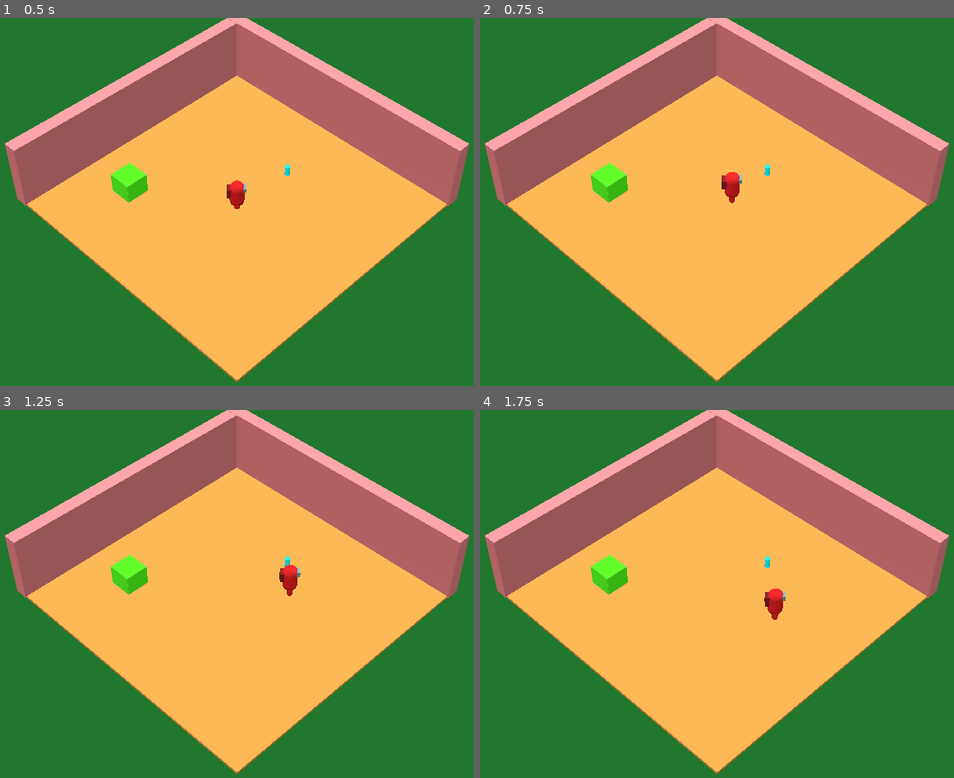
Above: before the commit, frames 1-4 (two rows, left to right).
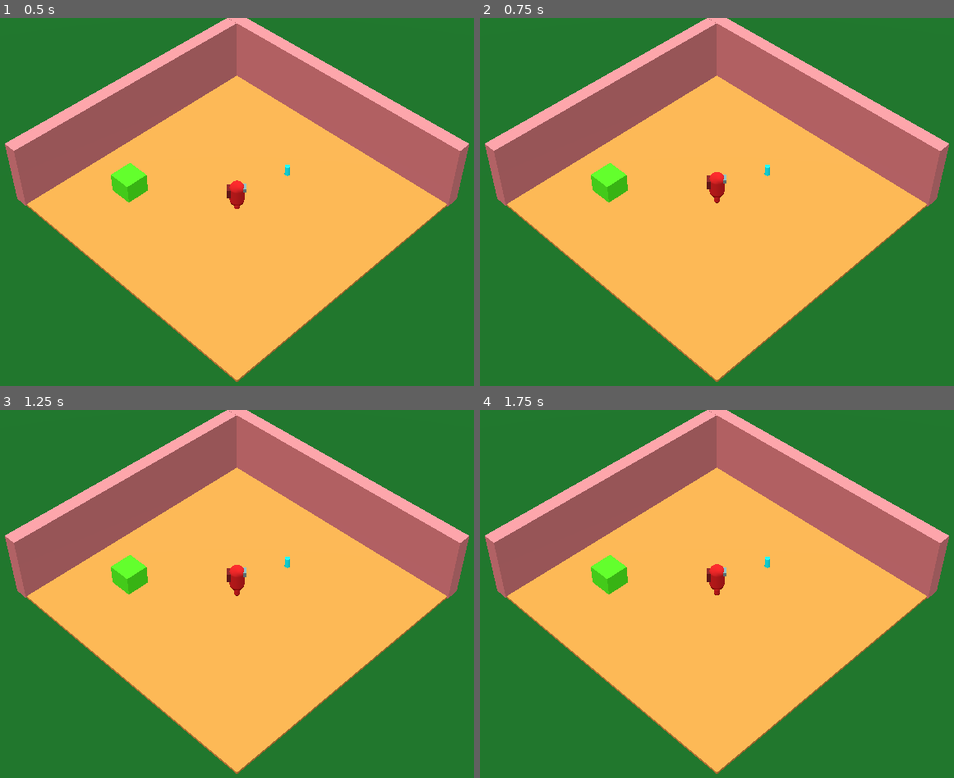
Above: after the commit, the same moments.

Repository: Kamjam/Bobaeria-Cafe
Game: Godot game, scene res://Scenes/Main.tscn
The game is run twice, just before and just after one commit, with the same random seed, the same clock (stepped at 60 frames per second) and the same inputs.
Inputs:
- Up to frame 1 (0.5 s): no input
- Up to frame 2 (0.75 s): tap Enter (ui_accept) at 0.5 s; hold D (right, bound only before the commit) from 0.53 s (still down)
- Up to frame 3 (1.25 s): keep holding D (right, bound only before the commit); tap Enter (ui_accept) at 0.77 s
- Up to frame 4 (1.75 s): release D (right, bound only before the commit) at 1.28 s; hold S (down, bound only before the commit) from 1.28 s (still down); tap Enter (ui_accept) at 1.52 s

Frame 1 is identical in both runs. In frame 2, 0.5% of the frame differs, in the area x 47-56%, y 41-51%; in frame 3, 0.5%; in frame 4, 0.5%, in the area x 47-65%, y 41-58%.

Commit message:
added drink constructor
-added drink constructor

Diff:
--- a/bobaeria-cafe/Boba/scripts/drink.gd
+++ b/bobaeria-cafe/Boba/scripts/drink.gd
@@ -1,7 +1,7 @@
 class_name drink
 extends Node
 
-var boba:
+var boba: Boba.Boba
 var flavors: Flavors.Flavor
 var ice_level: int
 var topping: Toppings.Topping
--- /dev/null
+++ b/bobaeria-cafe/Boba/scripts/drink/drink_constructor.gd
@@ -0,0 +1,80 @@
+@tool
+extends Node
+
+@export var boba: Boba.Boba
+@export var flavor: Flavors.Flavor
+@export var ice_level: int
+@export var topping: Toppings.Topping
+@export var sweetness: int
+@export var teabase: Teabase.Base
+@export var whipped_cream: bool
+
+@export var _test_boba: bool:
+	set(value):
+		construct_drink()
+		_test_boba = false
+
+
+@export var _is_on_cooldown: bool
+
+@export var _cooldown_timer: float
+
+signal drink_created(created_drink: bobaDrink)
+
+func set_boba_type(boba_type: Boba.Boba):
+	boba = boba_type
+
+func set_flavor(flavor_type: Flavors.Flavor):
+	flavor = flavor_type
+
+func set_ice_level(set_ice: int):
+	ice_level = set_ice
+
+func set_topping_type(set_topping: Toppings.Topping):
+	topping = set_topping
+
+func set_sweetness_level(set_sweetness: int):
+	sweetness = set_sweetness
+
+func set_teebase_type(set_base: Teabase.Base):
+	teabase = set_base
+
+func set_whipped_cream(has_cream: bool):
+	whipped_cream = has_cream
+
+func construct_drink():
+
+	if _is_on_cooldown == false:
+
+		#creates new bobaDrink and sets its values
+		var created_drink: bobaDrink = bobaDrink.new()
+
+		#name and image need to be set
+		created_drink.bubbles = boba
+		created_drink.flavor = flavor
+		created_drink.topping = topping
+		created_drink.sweetness = sweetness
+		created_drink.iceLevel = ice_level
+		created_drink.hasWhippedCream = whipped_cream
+
+		_set_cooldown()
+
+		drink_created.emit(created_drink)
+
+		print(boba)
+		print(flavor)
+		print(topping)
+		print(sweetness)
+		print(ice_level)
+		print(whipped_cream)
+		print()
+
+		#drink.new(boba, flavor, ice_level, topping, sweetness, teabase, whipped_cream)
+
+
+
+func _set_cooldown():
+
+	_is_on_cooldown = true
+	await get_tree().create_timer(_cooldown_timer).timeout
+	_is_on_cooldown = false
--- /dev/null
+++ b/bobaeria-cafe/Boba/scripts/drink/mixings/flavors.gd
@@ -0,0 +1,9 @@
+class_name Flavors
+enum Flavor
+{
+	ORIGNAL,
+	HONEYDEW,
+	COFFEE,
+	BANANA,
+	COCONUT,
+}
--- a/bobaeria-cafe/Boba/scripts/mixings/teabase.gd
+++ b/bobaeria-cafe/Boba/scripts/drink/mixings/teabase.gd
@@ -4,6 +4,6 @@
 	MILK_TEA,
 	TARO,
 	GREEN_TEA,
-	YOGURT,
-	BROWN_SUGAR,
+	OOLONG,
+	BLACKTEA,
 }
--- /dev/null
+++ b/bobaeria-cafe/Boba/scripts/drink/mixings/toppings.gd
@@ -0,0 +1,8 @@
+class_name Toppings
+enum Topping
+{
+	OREOCRUMBLES,
+	JELLY,
+	REDBEANS,
+	POPPINGBUBBLES,
+}
--- a/bobaeria-cafe/Boba/scripts/mixings/flavors.gd
+++ /dev/null
@@ -1,6 +0,0 @@
-class_name Flavors
-enum Flavor
-{
-
-
-}
--- a/bobaeria-cafe/Boba/scripts/mixings/toppings.gd
+++ /dev/null
@@ -1,2 +0,0 @@
-class_name Toppings
-enum Topping {}
--- /dev/null
+++ b/bobaeria-cafe/player.tscn
@@ -0,0 +1,22 @@
+[gd_scene load_steps=5 format=3 uid="uid://bi10byxd6mke4"]
+
+[ext_resource type="Script" path="res://Player/static_body_3d.gd" id="1_iso1j"]
+
+[sub_resource type="BoxShape3D" id="BoxShape3D_5lroo"]
+
+[sub_resource type="StandardMaterial3D" id="StandardMaterial3D_w3v51"]
+albedo_color = Color(1, 0, 0, 1)
+
+[sub_resource type="BoxMesh" id="BoxMesh_w6spc"]
+material = SubResource("StandardMaterial3D_w3v51")
+
+[node name="Player" type="CharacterBody3D"]
+transform = Transform3D(3.455, 0, 0, 0, 3.455, 0, 0, 0, 3.455, 0, 1.34545, 0)
+script = ExtResource("1_iso1j")
+
+[node name="CollisionShape3D" type="CollisionShape3D" parent="."]
+transform = Transform3D(0.290434, 0, 0, 0, 0.290434, 0, 0, 0, 0.290434, 0, 0, 0)
+shape = SubResource("BoxShape3D_5lroo")
+
+[node name="MeshInstance3D" type="MeshInstance3D" parent="CollisionShape3D"]
+mesh = SubResource("BoxMesh_w6spc")
--- a/bobaeria-cafe/project.godot
+++ b/bobaeria-cafe/project.godot
@@ -14,10 +14,7 @@
 run/main_scene="res://Scenes/Main.tscn"
 config/features=PackedStringArray("4.3", "Forward Plus")
 config/icon="res://icon.svg"
-
-[input]
-
-left={
+"<<<<<<<Updatedupstream[input]left"={
 "deadzone": 0.5,
 "events": [Object(InputEventKey,"resource_local_to_scene":false,"resource_name":"","device":-1,"window_id":0,"alt_press …(191 unchanged characters)…
 ]
@@ -37,3 +34,8 @@
 "events": [Object(InputEventKey,"resource_local_to_scene":false,"resource_name":"","device":-1,"window_id":0,"alt_press …(192 unchanged characters)…
 ]
 }
+
+[rendering]
+
+renderer/rendering_method="gl_compatibility"
+renderer/rendering_method.mobile="gl_compatibility"
--- /dev/null
+++ b/bobaeria-cafe/test_drink_constructor.tscn
@@ -0,0 +1,14 @@
+[gd_scene load_steps=2 format=3 uid="uid://ckxmyumxv0tvr"]
+
+[ext_resource type="Script" path="res://Boba/scripts/drink/drink_constructor.gd" id="1_jknv7"]
+
+[node name="Node3D" type="Node3D"]
+script = ExtResource("1_jknv7")
+boba = 2
+flavor = 3
+ice_level = 3
+topping = 1
+sweetness = 5
+teabase = 2
+whipped_cream = true
+_cooldown_timer = 2.0
Renamed: bobaeria-cafe/Boba/scripts/mixings/boba.gd -> bobaeria-cafe/Boba/scripts/drink/mixings/boba.gd
Renamed: bobaeria-cafe/Boba/scripts/mixings/ice_level.gd -> bobaeria-cafe/Boba/scripts/drink/mixings/ice_level.gd
Renamed: bobaeria-cafe/Boba/scripts/mixings/sweetness.gd -> bobaeria-cafe/Boba/scripts/drink/mixings/sweetness.gd
Renamed: bobaeria-cafe/Boba/scripts/mixings/whipped_cream.gd -> bobaeria-cafe/Boba/scripts/drink/mixings/whipped_cream.gd
